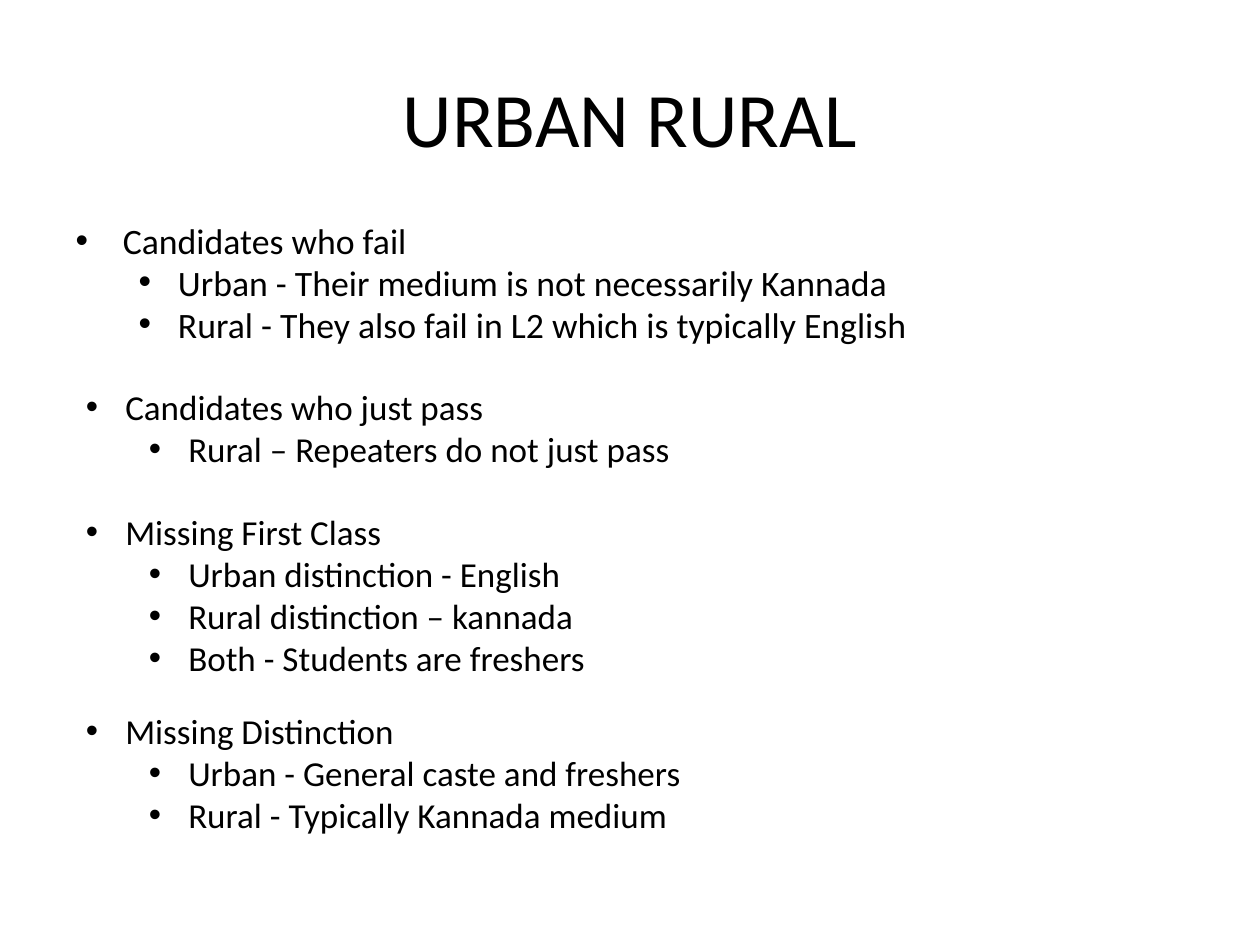
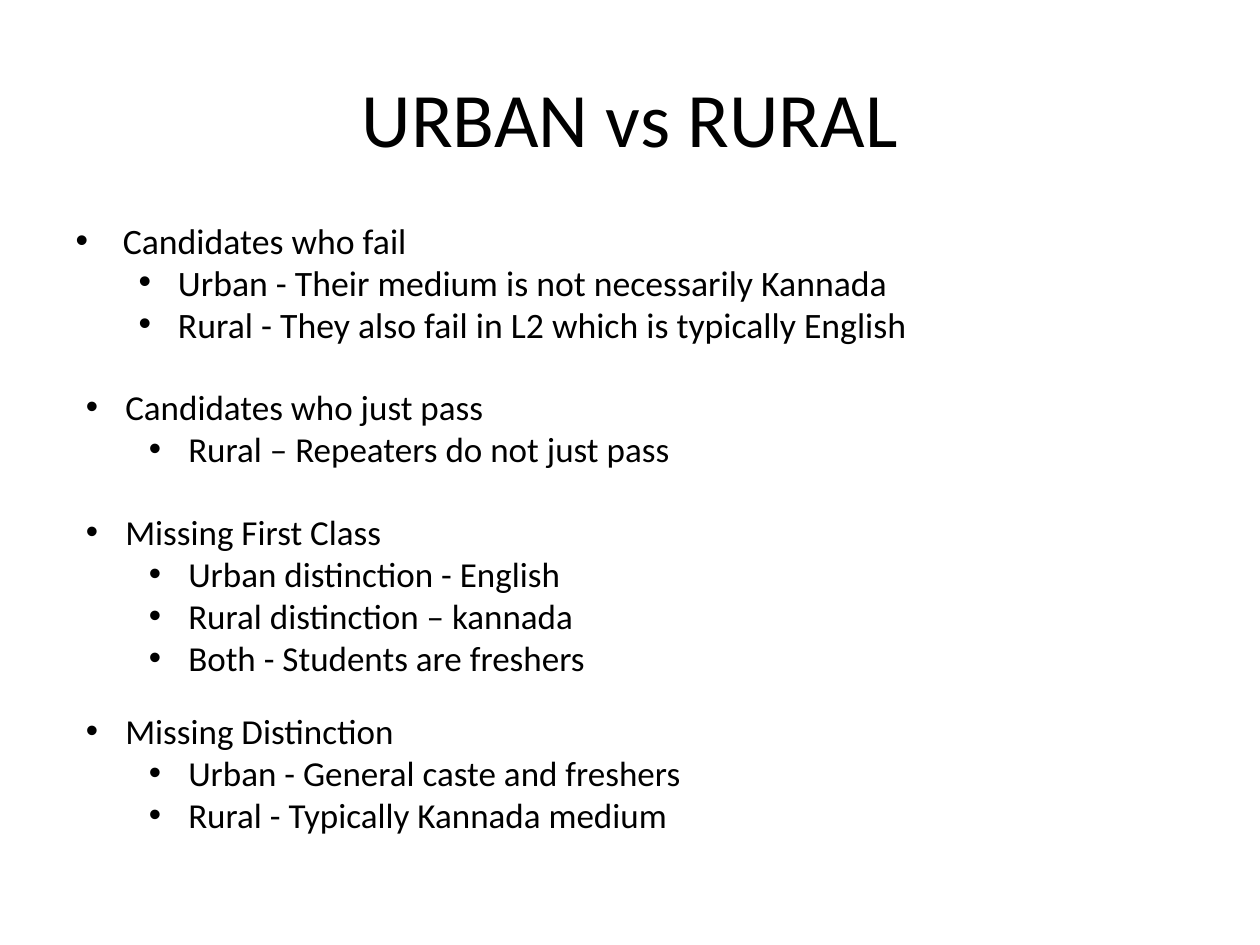
Before and after one commit to AbhijithMadhav/SSLC-Data-Analysis, a slide deck: slide 8 of src/8_cross_cluster_analysis/presentation.odp. Drawn at 1260x945 pixels with LibreOffice and Linux fonts; fonts in the diff are those of the drawing. Boxes give left, top, right and bottom in pixels: in the first picture for what was removed or moved away, otherwise in the second. Text is boxed around its words. In the diff, an @@ line names an element or a change of style, - is before the commit and + after.

```diff
--- a/src/8_cross_cluster_analysis/presentation.odp
+++ b/src/8_cross_cluster_analysis/presentation.odp
@@ title at <box>362,97,898,148</box>: text changed @@
-URBAN RURAL
+URBAN vs RURAL
```
Also in this commit, not shown: 2 other slides changed, 33 other files.
